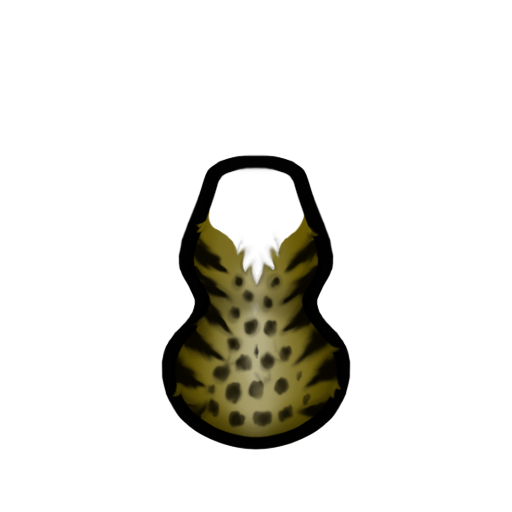
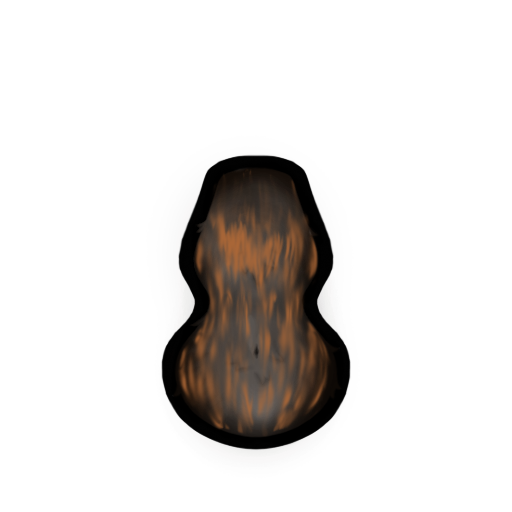
Revision of a layered 512×512 image; what changed, layer by layer:
added layer "Brindle" above "Medium Stripes" over [left=170, top=167, right=345, bottom=440]
renamed "Stripes" to "Bold Stripes", hid it over [left=164, top=222, right=346, bottom=430]
showed "Solid", painted on it over [left=159, top=152, right=351, bottom=470]
hid "Tux" over [left=168, top=182, right=346, bottom=448]